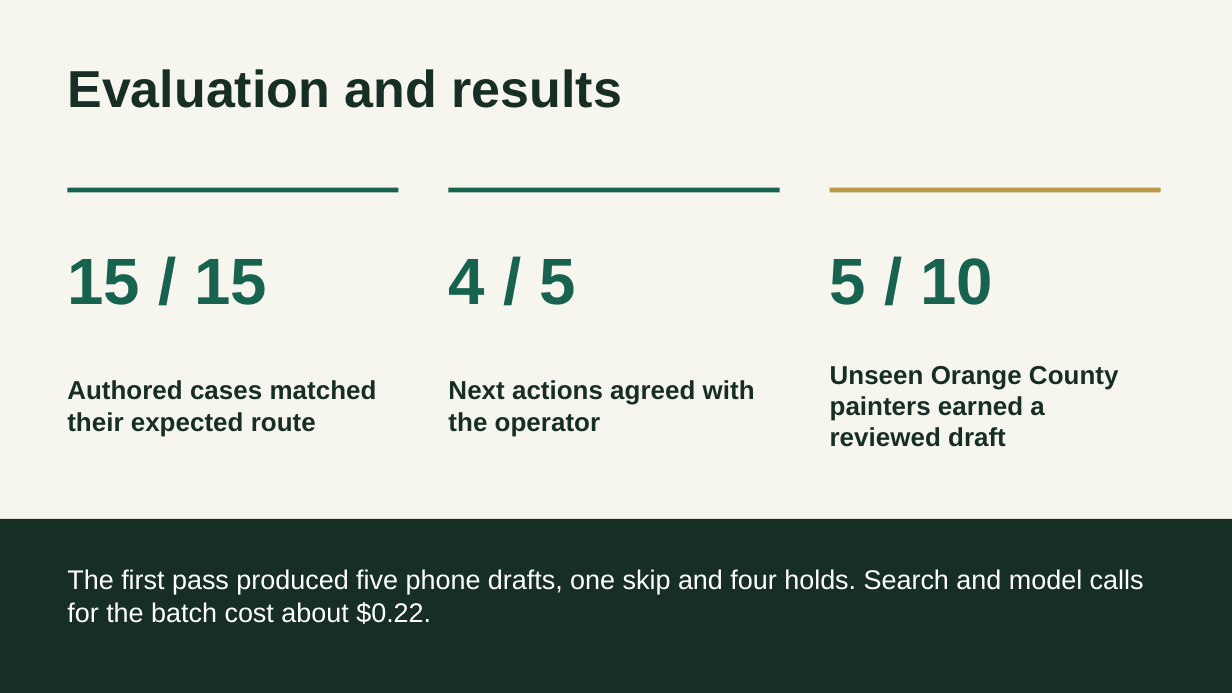
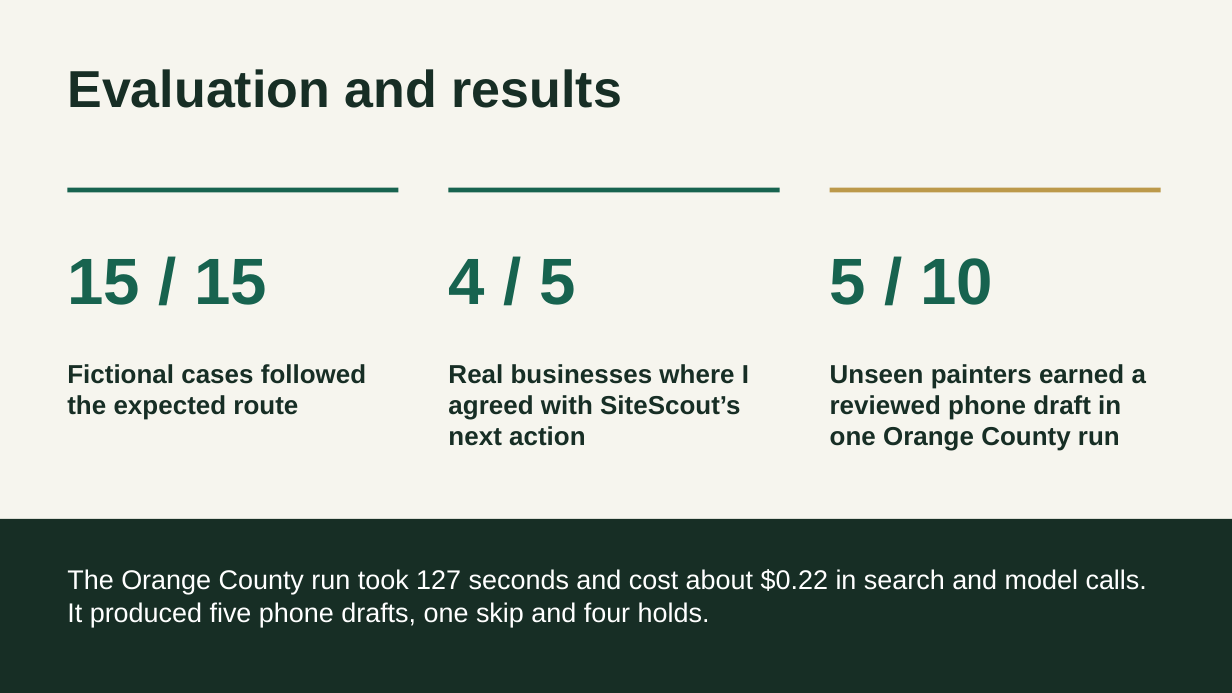
Before and after one commit to Abraham21/sitescout-capstone, a slide deck: slide 7 of submission/SiteScout Presentation.pptx. Drawn at 1232x693 pixels with LibreOffice and Linux fonts; fonts in the diff are those of the drawing. Boxes give left, top, right and bottom in pixels: in the first picture for what was removed or moved away, otherwise in the second. Text is boxed around its words. In the diff, an @@ line names an element or a change of style, - is before the commit and + after.

Commit message:
Align capstone report, presentation and recording guide around Color-Me-Custom

```diff
--- a/submission/SiteScout Presentation.pptx
+++ b/submission/SiteScout Presentation.pptx
@@ vertical alignment middle to top in 3 elements at [830, 364, 1146, 451], [67, 364, 366, 420], [448, 364, 749, 446] @@
@@ text at [67, 364, 366, 420]: text changed @@
-Authored cases matched their expected route
+Fictional cases followed the expected route
@@ text at [448, 364, 749, 446]: text changed @@
-Next actions agreed with the operator
+Real businesses where I agreed with SiteScout’s next action
@@ text at [830, 364, 1146, 451]: text changed @@
-Unseen Orange County painters earned a reviewed draft
+Unseen painters earned a reviewed phone draft in one Orange County run
@@ text at [67, 569, 1147, 627]: text changed @@
-The first pass produced five phone drafts, one skip and four holds. Search and model calls for the batch cost about $0.22.
+The Orange County run took 127 seconds and cost about $0.22 in search and model calls. It produced five phone drafts, one skip and four holds.
```
Also in this commit, not shown: 5 other slides changed, 1 slide added, 1 slide removed, 6 other files.
